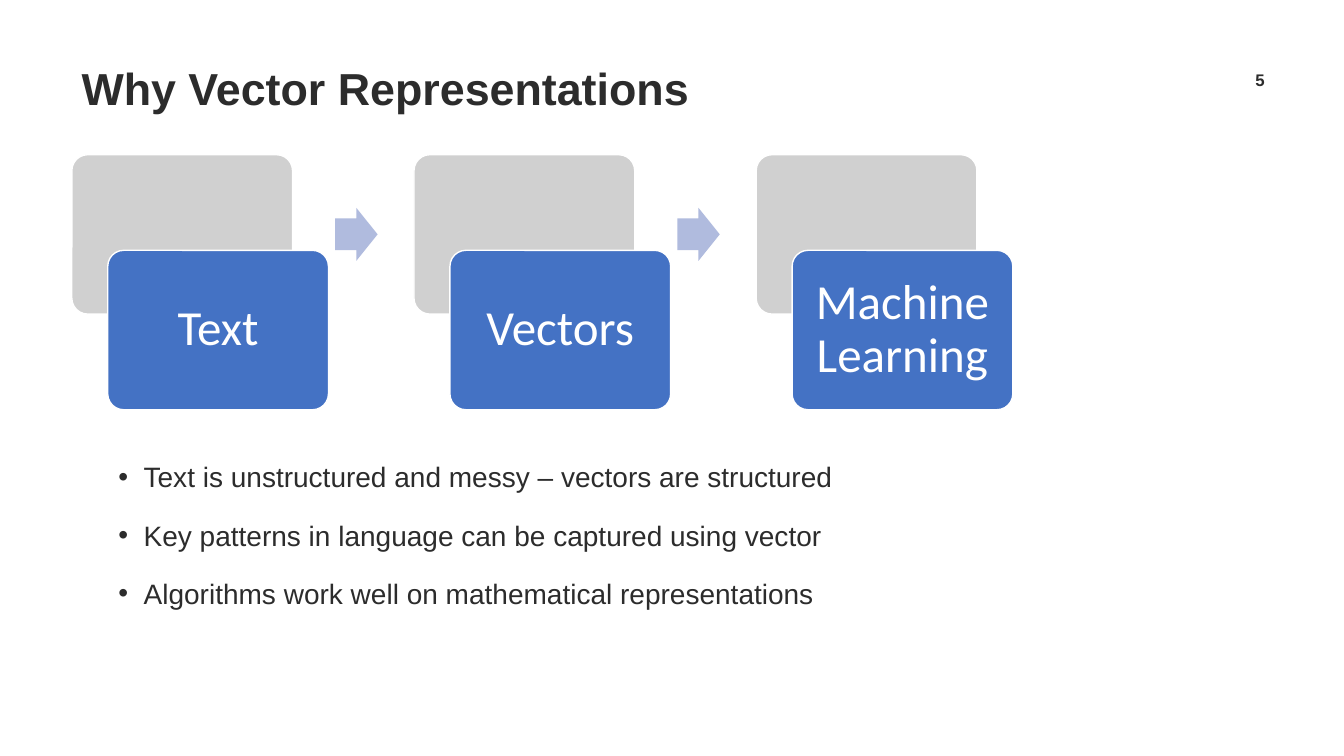
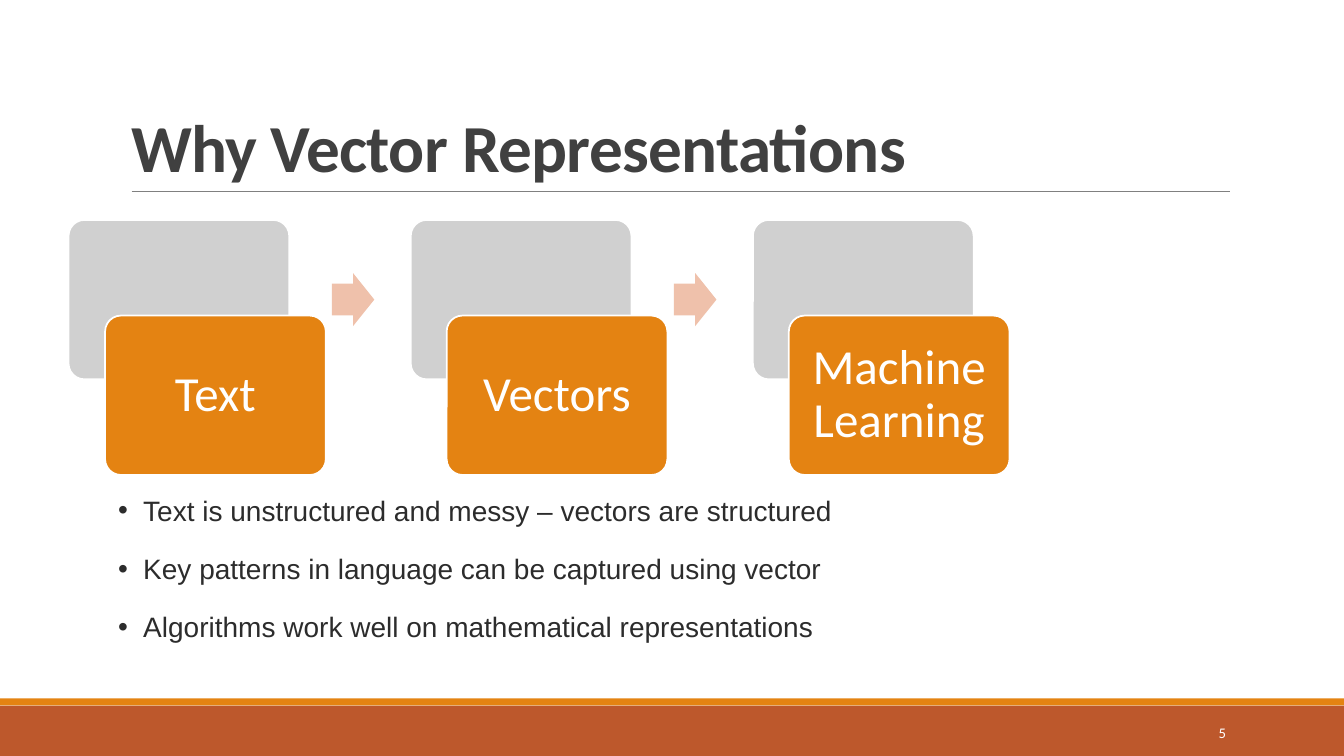
Before and after one commit to TrainingByPackt/Natural-Language-Processing-Fundamentals, a slide deck: slide 5 of Lesson-7-VectorRepresentations/Lesson 7.pptx. Drawn at 1344x756 pixels with LibreOffice and Linux fonts; fonts in the diff are those of the drawing; grey boxes stand for pictures; background and template pictures are left out. Boxes give left, top, right and bottom in pixels: in the first picture for what was removed or moved away, otherwise in the second. Text is boxed around its words. In the diff, an @@ line names an element or a change of style, - is before the commit and + after.

```diff
--- a/Lesson-7-VectorRepresentations/Lesson 7.pptx
+++ b/Lesson-7-VectorRepresentations/Lesson 7.pptx
@@ title "Why Vector Representations": place and size @@
-title "Why Vector Representations" at <box>82,72,689,114</box>
+title "Why Vector Representations" at <box>131,125,906,183</box>
@@ title "Why Vector Representations" at <box>131,125,906,183</box>: size 32 to 48 pt, font Arial to Calibri, text colour #2C2C2C to #404040, letter spacing 0 to -0.5 pt; line spacing 1 to 0.85; vertical alignment middle to bottom @@
@@ picture removed at <box>72,154,292,314</box> @@
@@ line added from (132, 192) to (1231, 192), #808080 0.5 pt @@
@@ picture added at <box>69,220,289,379</box> @@
@@ right arrow at <box>332,273,374,327</box>: fill #B0BCDE to #EFC1AB @@
@@ 3 texts, 3 rounded rectangles, 2 pictures, 2 right arrows: place and size @@
-3 texts, 3 rounded rectangles, 2 pictures, 2 right arrows at <box>108,154,1013,409</box>
+3 texts, 3 rounded rectangles, 2 pictures, 2 right arrows at <box>105,220,1010,475</box>
@@ right arrow at <box>675,273,717,327</box>: fill #B0BCDE to #EFC1AB @@
@@ fill #4472C4 to #E48312; outline #FFFFFF 1 pt to #FFFFFF 1.25 pt in 3 elements at <box>105,316,326,475</box>, <box>447,316,667,475</box>, <box>789,316,1010,475</box> @@
@@ text "Text is unstructured and messy ...": place and size @@
-text "Text is unstructured and messy ..." at <box>144,466,832,609</box>
+text "Text is unstructured and messy ..." at <box>143,500,832,643</box>
@@ rectangle added at <box>0,706,1344,756</box>, fill #BD582C @@
@@ rectangle added at <box>0,699,1344,706</box>, fill #E48312 @@
@@ page number: place and size @@
-page number at <box>1255,74,1264,86</box>
+page number at <box>1219,728,1226,738</box>
@@ page number at <box>1219,728,1226,738</box>: size 12 to 10.5 pt, font Arial to Calibri, text colour #2C2C2C to #FFFFFF, bold off; alignment centre to right @@
```
Also in this commit, not shown: 23 other slides changed, 5 slides added, 3 other files.
